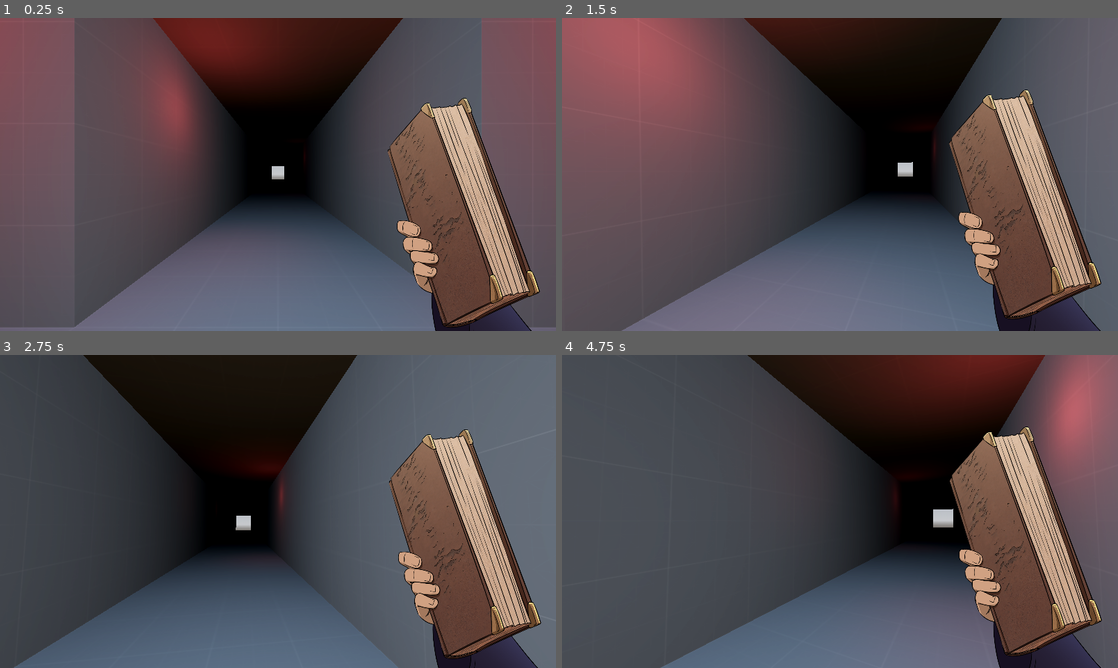
Above: before the commit, frames 1-4 (two rows, left to right).
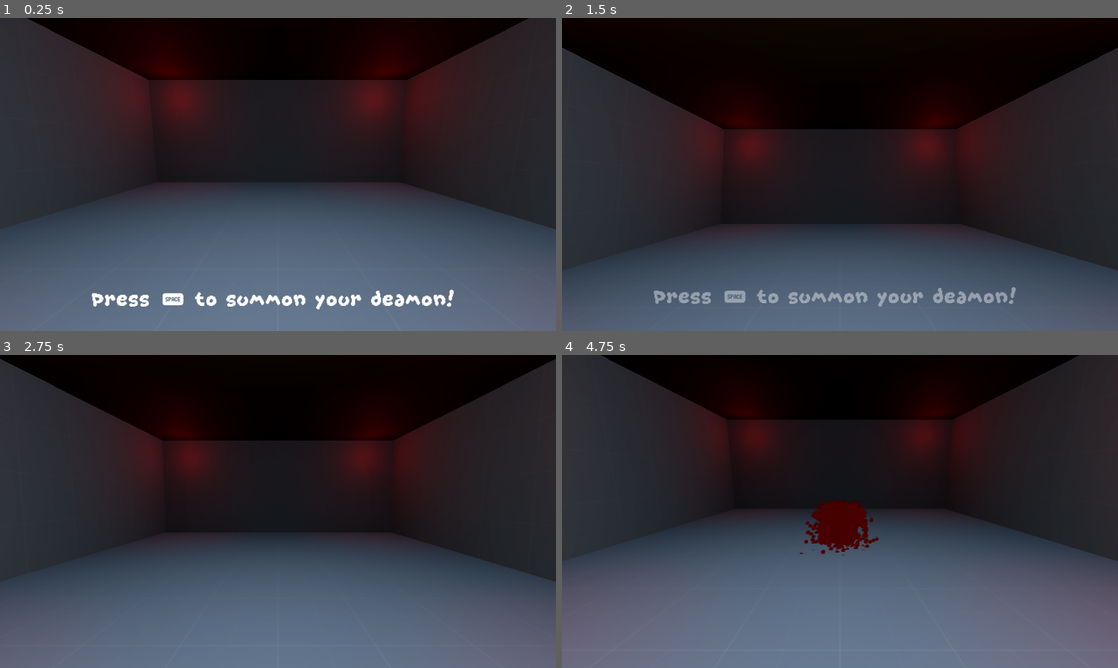
Above: after the commit, the same moments.

Repository: Bigaston/LDJam55
Game: Godot game, scene res://scenes/game/level.tscn
Two runs of this game, one before a commit and one after it. Both use one fixed random seed, a clock stepped at 60 frames per second and the inputs below.
Inputs (mouse positions are in pixels of both pictures, inside the frame that each line leads up to):
- Up to frame 1 (0.25 s): no input
- Up to frame 2 (1.5 s): move the mouse to (867, 174) at 0.52 s; hold W (move_forward) from 0.53 s (still down); tap Space (use_spell) at 0.6, 1.35 s; move the mouse to (812, 174) at 1.27 s
- Up to frame 3 (2.75 s): keep holding W (move_forward); move the mouse to (289, 505) at 2.02 s; tap Space (use_spell) at 2.1 s
- Up to frame 4 (4.75 s): keep holding W (move_forward); move the mouse to (834, 517) at 2.77 s; tap Space (use_spell) at 2.85, 3.6, 4.35 s; move the mouse to (878, 514) at 3.52 s; move the mouse to (795, 508) at 4.27 s

The runs differ from the first frame. In frame 1, 77% of the frame differs, in the area x 0-100%, y 0-100%; in frame 2, 74%; in frame 3, 53%; in frame 4, 78%.

Commit message:
Cinématique d'intro

Diff:
--- a/objects/Monster.gd
+++ b/objects/Monster.gd
@@ -2,6 +2,9 @@
 
 @export var monster_speed: float = 1
 @export var monster_linker: MonsterResourceLinker
+@export var time_before_start: float = 3
+
+var is_going = false
 
 var parts: Dictionary = {}
 
@@ -12,7 +15,8 @@
 	random_part(CustomTypes.BodyPart.LEGS, $Body/Legs, $Audio/LegsAudio)
 
 func _process(delta: float) -> void:
-	position.z -= monster_speed * delta
+	if is_going:
+		position.z -= monster_speed * delta
 
 func random_part(part: CustomTypes.BodyPart, sprite: Sprite3D, audio: AudioStreamPlayer3D):
 	var family = CustomTypes.MonsterFamily.values()[ randi()%CustomTypes.MonsterFamily.size() ]
@@ -24,3 +28,8 @@
 
 	sprite.texture = texture
 	audio.stream = linker.get_audio(part)
+
+func trigger_move():
+	get_tree().create_timer(time_before_start).timeout.connect(func():
+		is_going = true
+	)
--- a/objects/Player.gd
+++ b/objects/Player.gd
@@ -7,7 +7,6 @@
 @export_category("Sensitivity")
 @export var vertical_sensitivity = 0.01
 @export var horizontal_sensitivity = 0.01
-
 
 var gravity = ProjectSettings.get_setting("physics/3d/default_gravity")
 
@@ -20,7 +19,7 @@
 func _unhandled_input(event: InputEvent):
 	if Input.mouse_mode == Input.MOUSE_MODE_CAPTURED:
 		if event is InputEventMouseMotion:
-			neck.rotate_y(-event.relative.x * horizontal_sensitivity)
+			rotate_y(-event.relative.x * horizontal_sensitivity)
 			camera.rotate_x(-event.relative.y * vertical_sensitivity)
 			camera.rotation.x = clamp(camera.rotation.x, deg_to_rad(-90), deg_to_rad(90))
 
@@ -29,7 +28,7 @@
 		velocity.y -= gravity * delta
 
 	var input_dir = Input.get_vector("move_left", "move_right", "move_forward", "move_backward")
-	var direction = (neck.transform.basis * Vector3(input_dir.x, 0, input_dir.y)).normalized()
+	var direction = (transform.basis * Vector3(input_dir.x, 0, input_dir.y)).normalized()
 	if direction:
 		velocity.x = direction.x
 		velocity.z = direction.z
--- a/objects/Player.tscn
+++ b/objects/Player.tscn
@@ -18,10 +18,9 @@
 [node name="Neck" type="Node3D" parent="."]
 
 [node name="Camera3D" type="Camera3D" parent="Neck"]
-transform = Transform3D(1, 0, 0, 0, 1, 0, 0, 0, 1, 0, 0.5, 0)
+transform = Transform3D(1, 0, 0, 0, 0.968366, 0.249535, 0, -0.249535, 0.968366, 0, 0.5, 0)
 
 [node name="AudioListener3D" type="AudioListener3D" parent="Neck/Camera3D"]
 current = true
 
 [node name="Book" parent="." instance=ExtResource("2_ph60a")]
-mouse_filter = 2
--- a/project.godot
+++ b/project.godot
@@ -27,9 +27,14 @@
 window/size/viewport_width=1280
 window/size/viewport_height=720
 
+[editor_plugins]
+
+enabled=PackedStringArray("res://addons/anthonyec.camera_preview/plugin.cfg")
+
 [file_customization]
 
 folder_colors={
+"res://addons/": "gray",
 "res://objects/": "yellow",
 "res://resources/": "orange",
 "res://scenes/": "blue",
--- a/scenes/game/level.tscn
+++ b/scenes/game/level.tscn
@@ -1,11 +1,14 @@
-[gd_scene load_steps=17 format=3 uid="uid://c68seuu055u1q"]
+[gd_scene load_steps=26 format=3 uid="uid://c68seuu055u1q"]
 
 [ext_resource type="Script" path="res://scenes/game/level.gd" id="1_81kyg"]
 [ext_resource type="PackedScene" uid="uid://dig1yvww3j8q6" path="res://objects/terrain.tscn" id="1_p3bju"]
-[ext_resource type="PackedScene" uid="uid://ge5vudlmrbfh" path="res://objects/Player.tscn" id="1_p5c63"]
 [ext_resource type="Script" path="res://scripts/scenes/TerrainContainer.gd" id="3_jbmto"]
+[ext_resource type="Script" path="res://scripts/scenes/Intro.gd" id="5_1ci52"]
+[ext_resource type="FontFile" uid="uid://cuy7ri4b1ts8c" path="res://resources/fonts/More 15.ttf" id="5_fp4o2"]
 [ext_resource type="Material" uid="uid://duba4yd4ge04h" path="res://resources/materials/proto_material.tres" id="5_ygx1m"]
-[ext_resource type="PackedScene" uid="uid://dodkpy17ylwib" path="res://objects/Monster.tscn" id="6_yuqhc"]
+[ext_resource type="PackedScene" uid="uid://dodkpy17ylwib" path="res://objects/Monster.tscn" id="6_royi3"]
+[ext_resource type="PackedScene" uid="uid://ge5vudlmrbfh" path="res://objects/Player.tscn" id="7_2wh5t"]
+[ext_resource type="Texture2D" uid="uid://cv6136nwumejg" path="res://resources/textures/particles/partic1.png" id="7_4nlya"]
 
 [sub_resource type="ProceduralSkyMaterial" id="ProceduralSkyMaterial_8anhs"]
 sky_horizon_color = Color(0.64625, 0.65575, 0.67075, 1)
@@ -47,19 +50,172 @@
 [sub_resource type="BoxShape3D" id="BoxShape3D_8pl3p"]
 size = Vector3(3, 4, 1)
 
+[sub_resource type="Animation" id="Animation_7ymm2"]
+resource_name = "Idle_Animation"
+length = 3.0
+loop_mode = 2
+tracks/0/type = "value"
+tracks/0/imported = false
+tracks/0/enabled = true
+tracks/0/path = NodePath("Camera3D:position")
+tracks/0/interp = 2
+tracks/0/loop_wrap = true
+tracks/0/keys = {
+"times": PackedFloat32Array(0, 3),
+"transitions": PackedFloat32Array(1, 1),
+"update": 0,
+"values": [Vector3(0, 1.5, 1.7), Vector3(0, 1.3, 1.7)]
+}
+tracks/1/type = "value"
+tracks/1/imported = false
+tracks/1/enabled = true
+tracks/1/path = NodePath("Camera3D:rotation")
+tracks/1/interp = 2
+tracks/1/loop_wrap = true
+tracks/1/keys = {
+"times": PackedFloat32Array(0, 1.5),
+"transitions": PackedFloat32Array(1, 1),
+"update": 0,
+"values": [Vector3(-0.139626, 3.14159, 0), Vector3(-0.174533, 3.14159, 0)]
+}
+tracks/2/type = "value"
+tracks/2/imported = false
+tracks/2/enabled = true
+tracks/2/path = NodePath("Control/RichTextLabel:position")
+tracks/2/interp = 2
+tracks/2/loop_wrap = true
+tracks/2/keys = {
+"times": PackedFloat32Array(0, 1, 2, 3),
+"transitions": PackedFloat32Array(1, 1, 1, 1),
+"update": 0,
+"values": [Vector2(210.5, 618), Vector2(210.5, 600), Vector2(210.5, 618), Vector2(210.5, 600)]
+}
+tracks/3/type = "value"
+tracks/3/imported = false
+tracks/3/enabled = true
+tracks/3/path = NodePath("Control/RichTextLabel:modulate")
+tracks/3/interp = 1
+tracks/3/loop_wrap = true
+tracks/3/keys = {
+"times": PackedFloat32Array(0),
+"transitions": PackedFloat32Array(1),
+"update": 0,
+"values": [Color(1, 1, 1, 1)]
+}
+
+[sub_resource type="Animation" id="Animation_w1yyh"]
+resource_name = "StartGame"
+length = 12.0
+tracks/0/type = "value"
+tracks/0/imported = false
+tracks/0/enabled = true
+tracks/0/path = NodePath("Camera3D:position")
+tracks/0/interp = 2
+tracks/0/loop_wrap = true
+tracks/0/keys = {
+"times": PackedFloat32Array(0.5, 2.1, 3.9, 5, 6.9, 8, 9.5, 10.5),
+"transitions": PackedFloat32Array(1, 1, 1, 1, 1, 1, 1, 1),
+"update": 0,
+"values": [Vector3(0, 1.5, 1.3), Vector3(0, 1.5, 1), Vector3(0, 1.5, 0.5), Vector3(0, 1.5, 0), Vector3(0, 1.5, -1), Vector3(0, 1.5, -1.5), Vector3(0, 1.5, -2), Vector3(0, 1.5, -3)]
+}
+tracks/1/type = "value"
+tracks/1/imported = false
+tracks/1/enabled = true
+tracks/1/path = NodePath("Camera3D:rotation")
+tracks/1/interp = 2
+tracks/1/loop_wrap = true
+tracks/1/keys = {
+"times": PackedFloat32Array(0.5, 1.6, 2.1, 3.9, 5, 6.9, 7.5, 7.7, 7.9, 8.1, 8.3, 8.5, 8.7, 8.9, 9.1, 10.5),
+"transitions": PackedFloat32Array(1, 1, 1, 1, 1, 1, 1, 1, 1, 1, 1, 1, 1, 1, 1, 1),
+"update": 0,
+"values": [Vector3(0.0872665, 3.14159, 0), Vector3(0.174533, 3.14159, 0), Vector3(-0.0872665, 3.14159, 0), Vector3(-0.174533, 3.14159, 0), Vector3(-0.0872665, 3.14159, 0), Vector3(0.174533, 3.14159, 0), Vector3(0, 3.14159, 0), Vector3(0, 3.08923, 0), Vector3(0, 3.14159, 0), Vector3(0, 3.19395, 0), Vector3(0, 3.14159, 0), Vector3(0, 3.08923, 0), Vector3(0, 3.14159, 0), Vector3(0, 3.19395, 0), Vector3(0, 3.14159, 0), Vector3(0, 0, 0)]
+}
+tracks/2/type = "value"
+tracks/2/imported = false
+tracks/2/enabled = true
+tracks/2/path = NodePath("Control/RichTextLabel:modulate")
+tracks/2/interp = 1
+tracks/2/loop_wrap = true
+tracks/2/keys = {
+"times": PackedFloat32Array(0, 1.1),
+"transitions": PackedFloat32Array(1, 1),
+"update": 0,
+"values": [Color(1, 1, 1, 1), Color(1, 1, 1, 0)]
+}
+tracks/3/type = "value"
+tracks/3/imported = false
+tracks/3/enabled = true
+tracks/3/path = NodePath("GPUParticles3D:process_material:initial_velocity_max")
+tracks/3/interp = 2
+tracks/3/loop_wrap = true
+tracks/3/keys = {
+"times": PackedFloat32Array(0, 2.1, 2.7, 4, 6.9),
+"transitions": PackedFloat32Array(1, 1, 1, 1, 1),
+"update": 0,
+"values": [0.0, 0.0, 3.0, 5.0, 10.0]
+}
+tracks/4/type = "value"
+tracks/4/imported = false
+tracks/4/enabled = true
+tracks/4/path = NodePath("GPUParticles3D:emitting")
+tracks/4/interp = 1
+tracks/4/loop_wrap = true
+tracks/4/keys = {
+"times": PackedFloat32Array(0, 2.1, 7.5),
+"transitions": PackedFloat32Array(1, 1, 1),
+"update": 1,
+"values": [false, true, false]
+}
+tracks/5/type = "method"
+tracks/5/imported = false
+tracks/5/enabled = true
+tracks/5/path = NodePath(".")
+tracks/5/interp = 1
+tracks/5/loop_wrap = true
+tracks/5/keys = {
+"times": PackedFloat32Array(7.3, 10.6),
+"transitions": PackedFloat32Array(1, 1),
+"values": [{
+"args": [],
+"method": &"spawn_monster"
+}, {
+"args": [],
+"method": &"spawn_player"
+}]
+}
+
+[sub_resource type="AnimationLibrary" id="AnimationLibrary_77tgd"]
+_data = {
+"Idle_Animation": SubResource("Animation_7ymm2"),
+"StartGame": SubResource("Animation_w1yyh")
+}
+
+[sub_resource type="ParticleProcessMaterial" id="ParticleProcessMaterial_flwut"]
+angle_min = -90.0
+angle_max = 90.0
+direction = Vector3(0, 1, 0)
+spread = 15.0
+initial_velocity_min = -2.72222
+
+[sub_resource type="StandardMaterial3D" id="StandardMaterial3D_axwc4"]
+transparency = 1
+albedo_color = Color(1, 0, 0, 1)
+albedo_texture = ExtResource("7_4nlya")
+billboard_mode = 2
+
+[sub_resource type="QuadMesh" id="QuadMesh_hv5uj"]
+material = SubResource("StandardMaterial3D_axwc4")
+size = Vector2(0.1, 0.1)
+
 [node name="Level" type="Node3D"]
 script = ExtResource("1_81kyg")
 
 [node name="WorldEnvironment" type="WorldEnvironment" parent="."]
 environment = SubResource("Environment_q02r5")
 
-[node name="Player" parent="." instance=ExtResource("1_p5c63")]
-transform = Transform3D(1, 0, 0, 0, 1, 0, 0, 0, 1, 0, 1.23599, 2)
-
-[node name="TerrainContainer" type="Node3D" parent="." node_paths=PackedStringArray("player")]
+[node name="TerrainContainer" type="Node3D" parent="."]
 script = ExtResource("3_jbmto")
 terrain_scene = ExtResource("1_p3bju")
-player = NodePath("../Player")
 
 [node name="StartRoom" type="Node3D" parent="."]
 
@@ -143,5 +299,58 @@
 transform = Transform3D(1, 0, 0, 0, 1, 0, 0, 0, 1, -3.77043, 3.30492, 1.26726)
 light_color = Color(1, 0, 0, 1)
 
-[node name="Monster" parent="." instance=ExtResource("6_yuqhc")]
-transform = Transform3D(1, 0, 0, 0, 1, 0, 0, 0, 1, 0, 1.99765, 4.25093)
+[node name="MonsterSpawn" type="Node3D" parent="StartRoom"]
+transform = Transform3D(1, 0, 0, 0, 1, 0, 0, 0, 1, 0, 2, 6)
+
+[node name="PlayerSpawn" type="Node3D" parent="StartRoom"]
+transform = Transform3D(1, 0, 0, 0, 1, 0, 0, 0, 1, 0, 0, -3)
+
+[node name="Intro" type="Node3D" parent="." node_paths=PackedStringArray("monster_spawn", "player_spawn")]
+script = ExtResource("5_1ci52")
+monster_scene = ExtResource("6_royi3")
+monster_spawn = NodePath("../StartRoom/MonsterSpawn")
+player_scene = ExtResource("7_2wh5t")
+player_spawn = NodePath("../StartRoom/PlayerSpawn")
+
+[node name="Camera3D" type="Camera3D" parent="Intro"]
+transform = Transform3D(-1, 2.20956e-07, 2.52554e-06, 0, 0.996195, -0.0871558, -2.53518e-06, -0.0871558, -0.996195, 0, 1.5, 1.3)
+
+[node name="AnimationPlayer" type="AnimationPlayer" parent="Intro"]
+libraries = {
+"": SubResource("AnimationLibrary_77tgd")
+}
+autoplay = "Idle_Animation"
+
+[node name="Control" type="Control" parent="Intro"]
+layout_mode = 3
+anchors_preset = 15
+anchor_right = 1.0
+anchor_bottom = 1.0
+grow_horizontal = 2
+grow_vertical = 2
+
+[node name="RichTextLabel" type="RichTextLabel" parent="Intro/Control"]
+layout_mode = 1
+anchors_preset = 7
+anchor_left = 0.5
+anchor_top = 1.0
+anchor_right = 0.5
+anchor_bottom = 1.0
+offset_left = -429.5
+offset_top = -102.0
+offset_right = 429.5
+offset_bottom = -37.0
+grow_horizontal = 2
+grow_vertical = 0
+theme_override_fonts/normal_font = ExtResource("5_fp4o2")
+theme_override_font_sizes/normal_font_size = 62
+bbcode_enabled = true
+text = "Press [img]res://resources/ui/inputs/keyboard_space.png[/img] to summon your deamon!"
+
+[node name="GPUParticles3D" type="GPUParticles3D" parent="Intro"]
+transform = Transform3D(1, 0, 0, 0, 1, 0, 0, 0, 1, 0, -0.0239636, 5)
+emitting = false
+amount = 10000
+visibility_aabb = AABB(-4, -3.94714, -4, 8, 7.89428, 8)
+process_material = SubResource("ParticleProcessMaterial_flwut")
+draw_pass_1 = SubResource("QuadMesh_hv5uj")
--- /dev/null
+++ b/scripts/scenes/Intro.gd
@@ -0,0 +1,31 @@
+extends Node3D
+
+@export var monster_scene: PackedScene
+@export var monster_spawn: Node3D
+
+@export var player_scene: PackedScene
+@export var player_spawn: Node3D
+
+var monster: Node3D
+var player: CharacterBody3D
+
+func _process(delta: float) -> void:
+	if Input.is_action_just_released("use_spell"):
+		($AnimationPlayer as AnimationPlayer).play("StartGame", 1)
+
+func spawn_monster():
+	monster = monster_scene.instantiate() as Node3D
+
+	get_parent().add_child(monster)
+	monster.global_position = monster_spawn.global_position
+
+func spawn_player():
+	player = player_scene.instantiate() as CharacterBody3D
+
+	get_parent().add_child(player)
+	player.global_position = player_spawn.global_position
+	player.global_rotation = player_spawn.global_rotation
+
+	monster.trigger_move()
+
+	queue_free()
--- a/scripts/scenes/TerrainContainer.gd
+++ b/scripts/scenes/TerrainContainer.gd
@@ -25,6 +25,9 @@
 	spawn_couloir(3)
 
 func _process(delta: float) -> void:
+	if !player:
+		return
+
 	if player.position.z <= terrain_array[terrain_array.size()-1].position.z + 5:
 		spawn_couloir(1)
 		dispawn_couloir(1)
Not shown, added: addons/anthonyec.camera_preview/GuiResizerTopLeft.svg
Not shown, added: addons/anthonyec.camera_preview/GuiResizerTopLeft.svg.import
Not shown, added: addons/anthonyec.camera_preview/GuiResizerTopRight.svg
Not shown, added: addons/anthonyec.camera_preview/GuiResizerTopRight.svg.import
Not shown, added: addons/anthonyec.camera_preview/Pin.svg
Not shown, added: addons/anthonyec.camera_preview/Pin.svg.import
Not shown, added: addons/anthonyec.camera_preview/plugin.cfg
Not shown, added: addons/anthonyec.camera_preview/plugin.gd
Not shown, added: addons/anthonyec.camera_preview/preview.gd
Not shown, added: addons/anthonyec.camera_preview/preview.tscn
Binary file added: resources/textures/particles/partic1.png
Not shown, added: resources/textures/particles/partic1.png.import
(and 14 more such lines)
